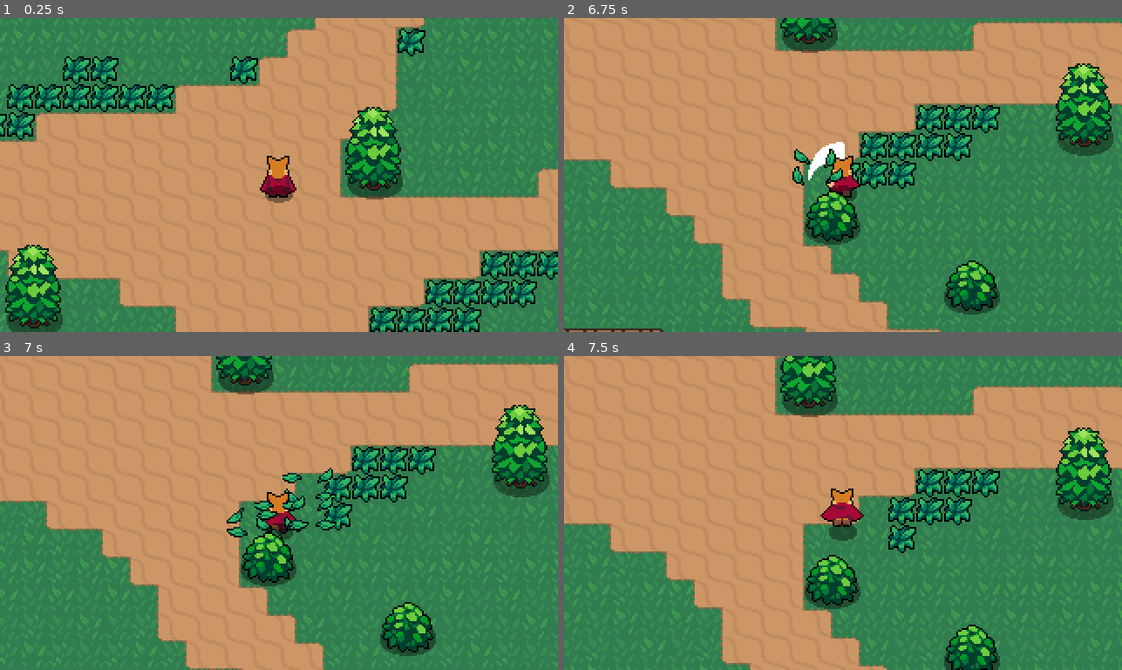
Above: before the commit, frames 1-4 (two rows, left to right).
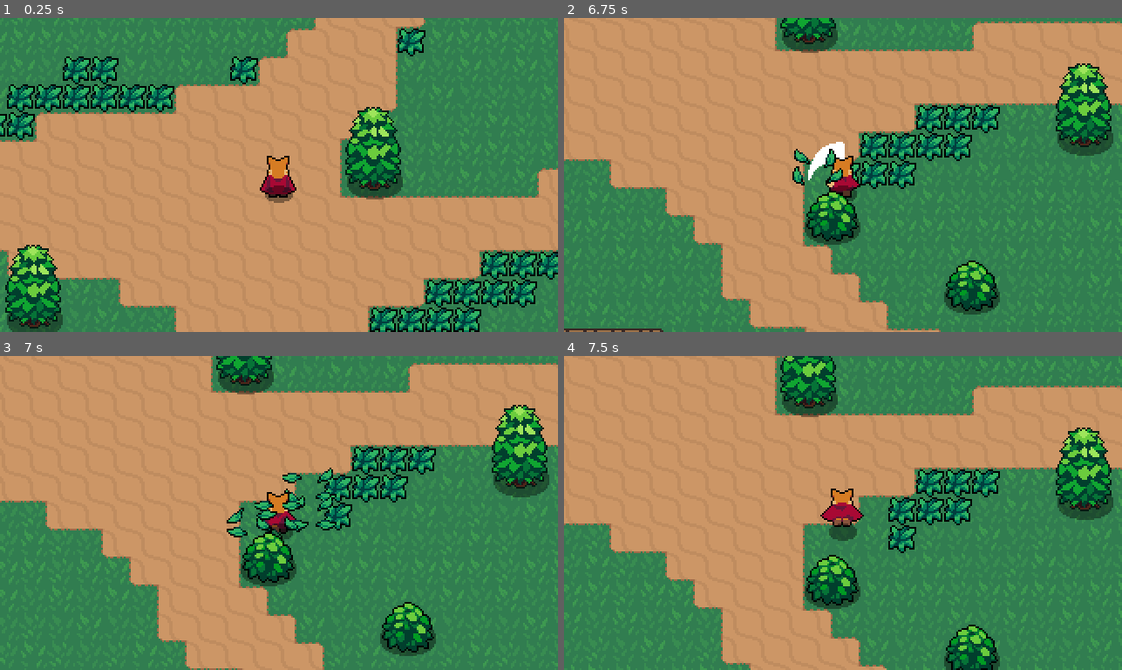
Above: after the commit, the same moments.

Repository: eham757/godot-action-rpg-tutorial-result
Game: Godot game, scene res://Scenes/world.tscn
Same seed, same stepped clock (60 frames per second), same inputs: the game is played once before the commit and once after it.
Inputs:
- Up to frame 1 (0.25 s): no input
- Up to frame 2 (6.75 s): tap Enter at 0.5 s; hold D (move_right) 0.53-1.28 s; hold Z (attack) 0.53-1.28 s; hold S (move_down) 1.28-2.03 s; tap K (roll) every 1.5 s from 1.35 to 5.85 s; hold D (move_right) 2.03-2.78 s; hold Z (attack) 2.03-2.78 s; hold W (move_up) 2.78-3.53 s; hold Z (attack) 3.53-4.28 s; hold A (move_left) 3.53-5.03 s; hold S (move_down) 5.03-5.78 s; hold Z (attack) 5.03-5.78 s; hold D (move_right) 5.78-6.53 s; hold W (move_up) from 6.53 s (still down); hold Z (attack) from 6.53 s (still down)
- Up to frame 3 (7 s): keep holding W (move_up); keep holding Z (attack)
- Up to frame 4 (7.5 s): release W (move_up) at 7.28 s; release Z (attack) at 7.28 s; hold D (move_right) from 7.28 s (still down); tap K (roll) at 7.35 s

Frames 1-2 are identical in both runs. In frame 3, less than 0.1% of the frame differs, in the area x 51-55%, y 46-56%; in frame 4, nothing differs.

Commit message:
Invisibility frames and death

Diff:
--- a/Scenes/bat.tscn
+++ b/Scenes/bat.tscn
@@ -1,10 +1,11 @@
-[gd_scene load_steps=22 format=3 uid="uid://cfdkfmy1gitks"]
+[gd_scene load_steps=24 format=3 uid="uid://cfdkfmy1gitks"]
 
 [ext_resource type="Texture2D" uid="uid://b0j3rr585r2sl" path="res://Assets/enemies/bat.png" id="1_j7be8"]
 [ext_resource type="Script" uid="uid://bonrnqymy3ph1" path="res://Scripts/bat_enemy.gd" id="1_wt6c1"]
 [ext_resource type="Texture2D" uid="uid://cj13d1oee0kyj" path="res://Assets/shadows/small_shadow.png" id="2_jckqh"]
 [ext_resource type="Script" uid="uid://cl7cqm52ekx5p" path="res://stats.gd" id="2_mqh3e"]
 [ext_resource type="Script" uid="uid://cmebxjx8s4v2l" path="res://Scripts/hurtbox.gd" id="4_50dnf"]
+[ext_resource type="Script" uid="uid://dnp4g5w4trr8b" path="res://Scripts/hitbox.gd" id="6_y36tb"]
 
 [sub_resource type="Resource" id="Resource_y36tb"]
 script = ExtResource("2_mqh3e")
@@ -133,15 +134,21 @@
 nodes/StateMachine/position = Vector2(40, 140)
 node_connections = [&"output", 0, &"StateMachine"]
 
-[sub_resource type="RectangleShape2D" id="RectangleShape2D_jckqh"]
-size = Vector2(10, 23)
-
-[sub_resource type="CircleShape2D" id="CircleShape2D_wt6c1"]
+[sub_resource type="CapsuleShape2D" id="CapsuleShape2D_fk7gk"]
 radius = 5.0
+height = 22.0
+
+[sub_resource type="CapsuleShape2D" id="CapsuleShape2D_y36tb"]
+radius = 5.0
+height = 22.0
+
+[sub_resource type="CapsuleShape2D" id="CapsuleShape2D_cawgt"]
+radius = 5.0
+height = 22.0
 
 [node name="BatEnemy" type="CharacterBody2D"]
 collision_layer = 4
-collision_mask = 7
+collision_mask = 5
 motion_mode = 1
 script = ExtResource("1_wt6c1")
 stats = SubResource("Resource_y36tb")
@@ -163,8 +170,8 @@
 anim_player = NodePath("../AnimationPlayer")
 
 [node name="CollisionShape2D" type="CollisionShape2D" parent="."]
-position = Vector2(0, -5.5)
-shape = SubResource("RectangleShape2D_jckqh")
+position = Vector2(0, -4)
+shape = SubResource("CapsuleShape2D_fk7gk")
 
 [node name="ShadowSprite" type="Sprite2D" parent="."]
 show_behind_parent = true
@@ -181,5 +188,16 @@
 metadata/_custom_type_script = "uid://cmebxjx8s4v2l"
 
 [node name="CollisionShape2D" type="CollisionShape2D" parent="HurtBoxArea"]
-position = Vector2(0, -8)
-shape = SubResource("CircleShape2D_wt6c1")
+position = Vector2(0, -4)
+shape = SubResource("CapsuleShape2D_y36tb")
+
+[node name="Hitbox" type="Area2D" parent="."]
+collision_layer = 8
+collision_mask = 8
+script = ExtResource("6_y36tb")
+metadata/_custom_type_script = "uid://dnp4g5w4trr8b"
+
+[node name="CollisionShape2D" type="CollisionShape2D" parent="Hitbox"]
+position = Vector2(0, -4)
+shape = SubResource("CapsuleShape2D_cawgt")
+debug_color = Color(0.94711775, 0.21030328, 0.25676292, 0.41960785)
--- a/Scenes/player.tscn
+++ b/Scenes/player.tscn
@@ -1,10 +1,11 @@
-[gd_scene load_steps=56 format=3 uid="uid://da6wy72mkvwps"]
+[gd_scene load_steps=61 format=3 uid="uid://da6wy72mkvwps"]
 
 [ext_resource type="Script" uid="uid://bhppeg7vu7mk7" path="res://Scripts/player.gd" id="1_v0iea"]
 [ext_resource type="Texture2D" uid="uid://b4886wkowqi0n" path="res://Assets/player/player.png" id="2_cvnsp"]
 [ext_resource type="Script" uid="uid://cl7cqm52ekx5p" path="res://stats.gd" id="2_fkybt"]
 [ext_resource type="Texture2D" uid="uid://cy0fcrgisbkh2" path="res://Assets/shadows/medium_shadow.png" id="3_6t5aa"]
 [ext_resource type="Script" uid="uid://dnp4g5w4trr8b" path="res://Scripts/hitbox.gd" id="4_vgqql"]
+[ext_resource type="Script" uid="uid://cmebxjx8s4v2l" path="res://Scripts/hurtbox.gd" id="6_x3wgy"]
 
 [sub_resource type="Resource" id="Resource_x3wgy"]
 script = ExtResource("2_fkybt")
@@ -67,6 +68,18 @@
 "update": 0,
 "values": [PackedVector2Array()]
 }
+tracks/2/type = "value"
+tracks/2/imported = false
+tracks/2/enabled = true
+tracks/2/path = NodePath("Hurtbox/CollisionShape2D:disabled")
+tracks/2/interp = 1
+tracks/2/loop_wrap = true
+tracks/2/keys = {
+"times": PackedFloat32Array(0),
+"transitions": PackedFloat32Array(1),
+"update": 1,
+"values": [false]
+}
 
 [sub_resource type="Animation" id="Animation_7dp3o"]
 resource_name = "attack_down"
@@ -171,6 +184,18 @@
 "update": 1,
 "values": [55, 56, 57, 58, 59]
 }
+tracks/1/type = "value"
+tracks/1/imported = false
+tracks/1/enabled = true
+tracks/1/path = NodePath("Hurtbox/CollisionShape2D:disabled")
+tracks/1/interp = 1
+tracks/1/loop_wrap = true
+tracks/1/keys = {
+"times": PackedFloat32Array(0, 0.4),
+"transitions": PackedFloat32Array(1, 1),
+"update": 1,
+"values": [true, false]
+}
 
 [sub_resource type="Animation" id="Animation_qqcod"]
 resource_name = "roll_left"
@@ -188,6 +213,18 @@
 "update": 1,
 "values": [50, 51, 52, 53, 54]
 }
+tracks/1/type = "value"
+tracks/1/imported = false
+tracks/1/enabled = true
+tracks/1/path = NodePath("Hurtbox/CollisionShape2D:disabled")
+tracks/1/interp = 1
+tracks/1/loop_wrap = true
+tracks/1/keys = {
+"times": PackedFloat32Array(0, 0.4),
+"transitions": PackedFloat32Array(1, 1),
+"update": 1,
+"values": [true, false]
+}
 
 [sub_resource type="Animation" id="Animation_h4iuc"]
 resource_name = "roll_right"
@@ -205,6 +242,18 @@
 "update": 1,
 "values": [40, 41, 42, 43, 44]
 }
+tracks/1/type = "value"
+tracks/1/imported = false
+tracks/1/enabled = true
+tracks/1/path = NodePath("Hurtbox/CollisionShape2D:disabled")
+tracks/1/interp = 1
+tracks/1/loop_wrap = true
+tracks/1/keys = {
+"times": PackedFloat32Array(0, 0.4),
+"transitions": PackedFloat32Array(1, 1),
+"update": 1,
+"values": [true, false]
+}
 
 [sub_resource type="Animation" id="Animation_fd4e3"]
 resource_name = "roll_up"
@@ -221,6 +270,18 @@
 "transitions": PackedFloat32Array(1, 1, 1, 1, 1),
 "update": 1,
 "values": [45, 46, 47, 48, 49]
+}
+tracks/1/type = "value"
+tracks/1/imported = false
+tracks/1/enabled = true
+tracks/1/path = NodePath("Hurtbox/CollisionShape2D:disabled")
+tracks/1/interp = 1
+tracks/1/loop_wrap = true
+tracks/1/keys = {
+"times": PackedFloat32Array(0, 0.4),
+"transitions": PackedFloat32Array(1, 1),
+"update": 1,
+"values": [true, false]
 }
 
 [sub_resource type="Animation" id="Animation_tx1dd"]
@@ -525,9 +586,73 @@
 nodes/StateMachine/position = Vector2(-200, 120)
 node_connections = [&"output", 0, &"StateMachine"]
 
+[sub_resource type="Animation" id="Animation_fs7ks"]
+resource_name = "blink"
+length = 0.5
+step = 0.1
+tracks/0/type = "value"
+tracks/0/imported = false
+tracks/0/enabled = true
+tracks/0/path = NodePath("Sprite2D:visible")
+tracks/0/interp = 1
+tracks/0/loop_wrap = true
+tracks/0/keys = {
+"times": PackedFloat32Array(0, 0.1, 0.2, 0.3, 0.4, 0.5),
+"transitions": PackedFloat32Array(1, 1, 1, 1, 1, 1),
+"update": 1,
+"values": [false, true, false, true, false, true]
+}
+tracks/1/type = "value"
+tracks/1/imported = false
+tracks/1/enabled = true
+tracks/1/path = NodePath("Hurtbox/CollisionShape2D:disabled")
+tracks/1/interp = 1
+tracks/1/loop_wrap = true
+tracks/1/keys = {
+"times": PackedFloat32Array(0, 0.4, 0.5),
+"transitions": PackedFloat32Array(1, 1, 1),
+"update": 1,
+"values": [true, true, false]
+}
+
+[sub_resource type="Animation" id="Animation_l6n3p"]
+length = 0.001
+tracks/0/type = "value"
+tracks/0/imported = false
+tracks/0/enabled = true
+tracks/0/path = NodePath("Sprite2D:visible")
+tracks/0/interp = 1
+tracks/0/loop_wrap = true
+tracks/0/keys = {
+"times": PackedFloat32Array(0),
+"transitions": PackedFloat32Array(1),
+"update": 1,
+"values": [true]
+}
+tracks/1/type = "value"
+tracks/1/imported = false
+tracks/1/enabled = true
+tracks/1/path = NodePath("Hurtbox/CollisionShape2D:disabled")
+tracks/1/interp = 1
+tracks/1/loop_wrap = true
+tracks/1/keys = {
+"times": PackedFloat32Array(0),
+"transitions": PackedFloat32Array(1),
+"update": 1,
+"values": [false]
+}
+
+[sub_resource type="AnimationLibrary" id="AnimationLibrary_olqyp"]
+_data = {
+&"RESET": SubResource("Animation_l6n3p"),
+&"blink": SubResource("Animation_fs7ks")
+}
+
+[sub_resource type="RectangleShape2D" id="RectangleShape2D_x3wgy"]
+size = Vector2(10, 11)
+
 [node name="Player" type="CharacterBody2D" groups=["player"]]
 collision_layer = 2
-collision_mask = 5
 motion_mode = 1
 script = ExtResource("1_v0iea")
 stats = SubResource("Resource_x3wgy")
@@ -566,3 +691,18 @@
 metadata/_custom_type_script = "uid://dnp4g5w4trr8b"
 
 [node name="CollisionPolygon2D" type="CollisionPolygon2D" parent="SwordHitboxArea"]
+
+[node name="EffectAnimationPlayer" type="AnimationPlayer" parent="."]
+libraries = {
+&"": SubResource("AnimationLibrary_olqyp")
+}
+
+[node name="Hurtbox" type="Area2D" parent="."]
+collision_layer = 8
+collision_mask = 8
+script = ExtResource("6_x3wgy")
+metadata/_custom_type_script = "uid://cmebxjx8s4v2l"
+
+[node name="CollisionShape2D" type="CollisionShape2D" parent="Hurtbox"]
+position = Vector2(0, 5.5)
+shape = SubResource("RectangleShape2D_x3wgy")
--- a/Scripts/bat_enemy.gd
+++ b/Scripts/bat_enemy.gd
@@ -5,7 +5,8 @@
 const SPEED = 90
 const FRICTION = 500
 
-@export var range: int = 64
+@export var max_range: int = 96
+@export var min_range: int = 4
 @export var stats: Stats
 
 @onready var sprite_2d: Sprite2D = $Sprite2D
@@ -48,7 +49,7 @@
 	var player = get_player()
 	if player is Player:
 		var distance_to_player = global_position.distance_to(player.global_position)
-		if distance_to_player < range:
+		if distance_to_player < max_range and distance_to_player > min_range:
 			result = true
 	return result
 
--- a/Scripts/player.gd
+++ b/Scripts/player.gd
@@ -4,13 +4,20 @@
 const ROLL_SPEED:float = 150.0
 
 var input_vector:= Vector2.ZERO
-var last_input_vector:= Vector2.ZERO
+var last_input_vector:= Vector2.DOWN
 
 @export var stats: Stats
 
 @onready var animation_tree: AnimationTree = $AnimationTree
 @onready var playback: AnimationNodeStateMachinePlayback = animation_tree.get("parameters/StateMachine/playback")
 @onready var sword_hitbox_area: Hitbox = $SwordHitboxArea
+@onready var hurtbox: Hurtbox = $Hurtbox
+@onready var effect_animation_player: AnimationPlayer = $EffectAnimationPlayer
+
+func _ready() -> void:
+	hurtbox.hurt.connect(take_hit.call_deferred)
+	stats.no_health.connect(die)
+	pass
 
 func _physics_process(_delta: float) -> void:
 	var state = playback.get_current_node()
@@ -45,6 +52,15 @@
 	velocity = last_input_vector.normalized() * ROLL_SPEED
 	move_and_slide()
 
+func take_hit(hitting_hitbox:Hitbox) -> void:
+	stats.health -= hitting_hitbox.damage
+	effect_animation_player.play("blink")
+
+func die() -> void:
+	hide()
+	remove_from_group("player")
+	process_mode = Node.PROCESS_MODE_DISABLED
+
 
 func update_blend_positions(direction_vector: Vector2) -> void:
 	animation_tree.set("parameters/StateMachine/MoveState/RunState/blend_position", direction_vector)
